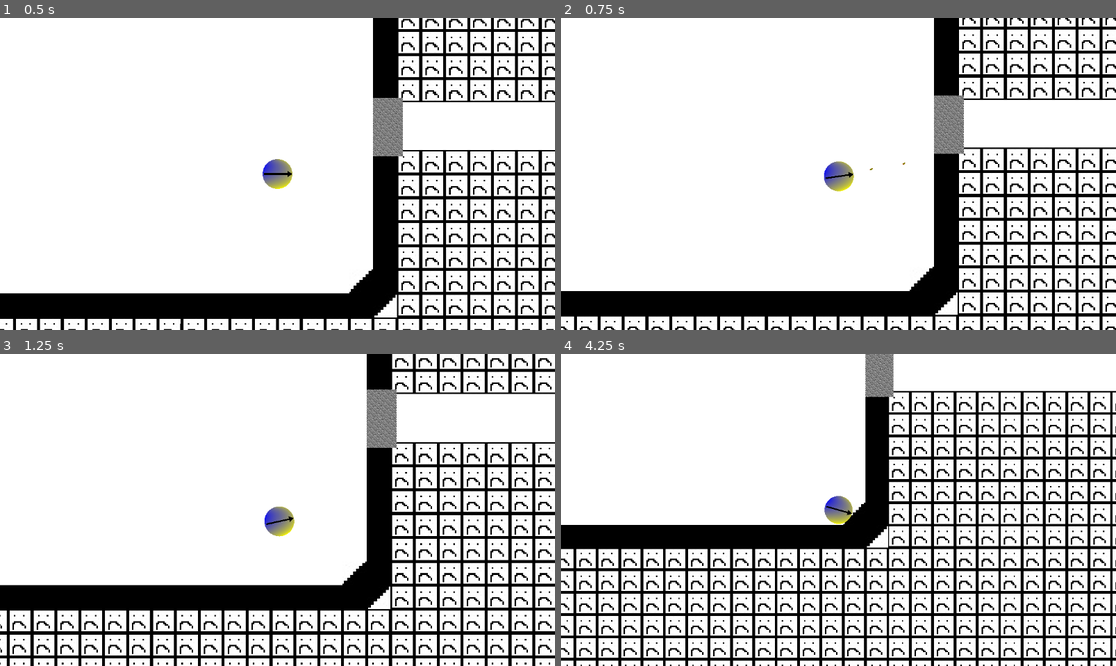
Above: before the commit, frames 1-4 (two rows, left to right).
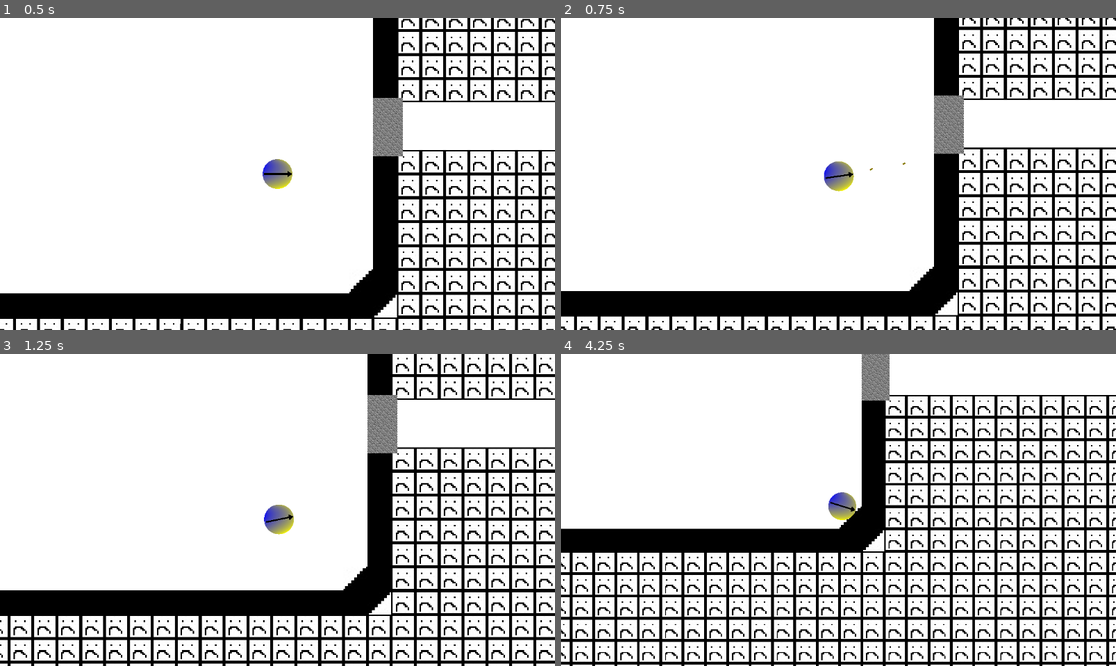
Above: after the commit, the same moments.

Repository: Hashim-the-masher/Game_with_fawas
Game: Godot game, scene res://Playground.tscn
Same seed, same stepped clock (60 frames per second), same inputs: the game is played once before the commit and once after it.
Inputs (mouse positions are in pixels of both pictures, inside the frame that each line leads up to):
- Up to frame 1 (0.5 s): no input
- Up to frame 2 (0.75 s): tap Enter at 0.5 s; move the mouse to (960, 158) at 0.52 s; hold D (right) from 0.53 s (still down); click (960, 158) at 0.6 s
- Up to frame 3 (1.25 s): keep holding D (right)
- Up to frame 4 (4.25 s): move the mouse to (727, 525) at 1.27 s; release D (right) at 1.28 s; hold S (down) 1.28-2.03 s; tap Mouse wheel down (scroll down) at 1.35, 3.6 s; move the mouse to (894, 441) at 2.02 s; hold D (right) 2.03-2.78 s; tap Mouse wheel up (scroll up) at 2.1 s; move the mouse to (810, 572) at 2.77 s; hold W (up) 2.78-3.53 s; click (810, 572) at 2.85 s; move the mouse to (1005, 556) at 3.52 s; hold A (left) from 3.53 s (still down)

Frame 1 is identical in both runs. In frame 2, 0.8% of the frame differs, in the area x 0-100%, y 3-100%; in frame 3, 21%; in frame 4, 38%, in the area x 0-100%, y 0-100%.

Commit message:
fixing movment and a bug

Diff:
--- a/Player/Player code.gd
+++ b/Player/Player code.gd
@@ -8,7 +8,8 @@
 var current_state:StringName
 @onready var character: CharacterBody2D = $"."
 @onready var camera: Camera2D = $Camera2D
-var friction:float = 1.1
+var friction:float = 1.01
+var breaking_friction:float = 1.1
 var d
 @export var cooldown = 0.25
 var bullet_scene : PackedScene =preload("uid://bc1dyw233yaa2")
@@ -81,8 +82,9 @@
 		if Input.get_vector("down","up","left","right"):
 			if sqrt(velocity.x**2+velocity.y**2) < max_velocity:
 				character.velocity += Input.get_vector("down","up","left","right").rotated(character.rotation)*speed*delta
+				character.velocity /= friction
 		elif sqrt(velocity.x**2+velocity.y**2)>min_velocity:
-			character.velocity /= friction
+			character.velocity /= breaking_friction
 		else: character.velocity = Vector2.ZERO
 		character.rotation = atan2(get_global_mouse_position().y-character.global_position.y,get_global_mouse_position().x-character.global_position.x)
 
@@ -148,6 +150,4 @@
 	if current_state == states[1]:
 		can_smash = true
 func _on_area_2d_body_entered(body: Node2D) -> void:
-	if body.tile_set.physics_layer_2.get_collision_layer(8) == true and current_state == states[2] and can_dash == false:
-		return
 	Death()
